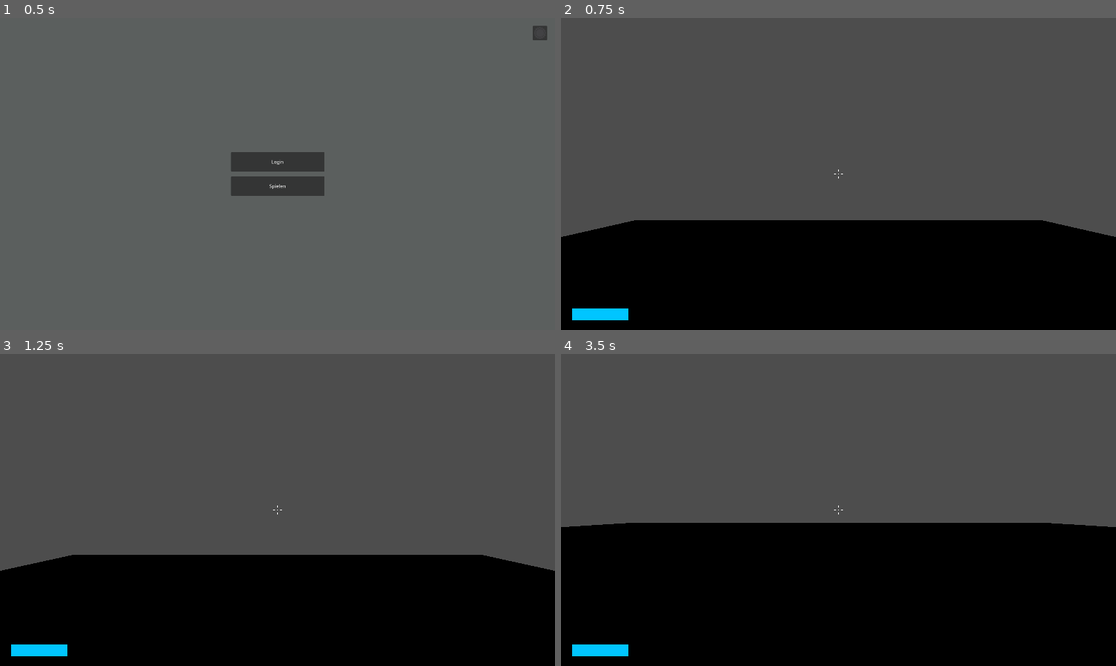
Above: before the commit, frames 1-4 (two rows, left to right).
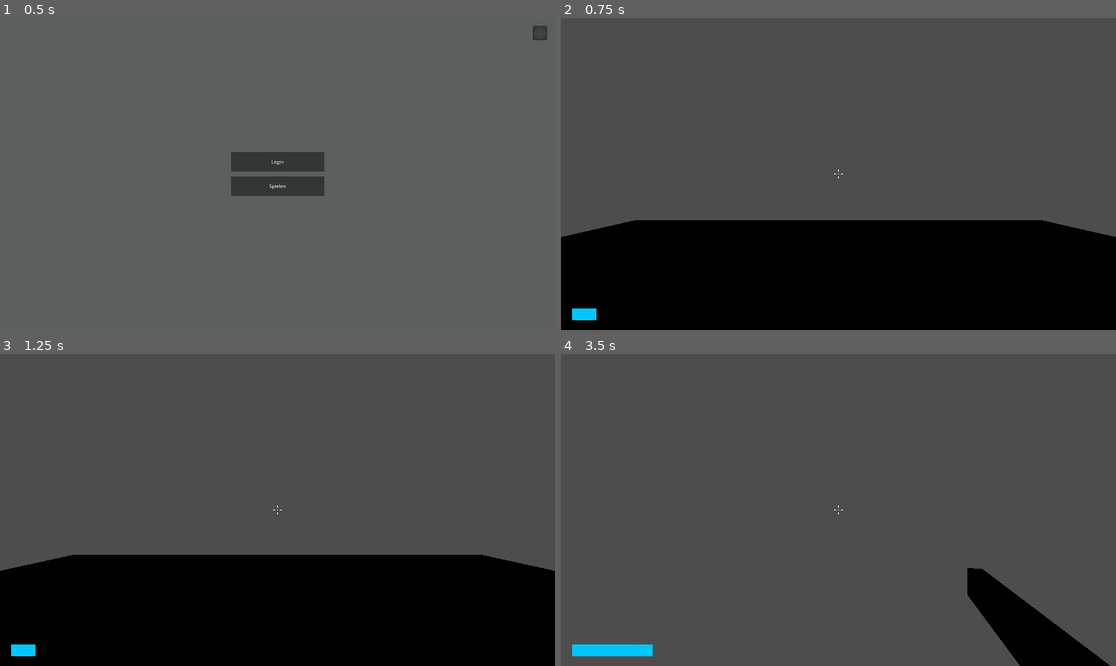
Above: after the commit, the same moments.

Repository: GermanGabelGames/fpsshooter
Game: Godot game, scene res://ui/menu.tscn
The game is run twice, just before and just after one commit, with the same random seed, the same clock (stepped at 60 frames per second) and the same inputs.
Inputs (mouse positions are in pixels of both pictures, inside the frame that each line leads up to):
- Up to frame 1 (0.5 s): no input
- Up to frame 2 (0.75 s): click "Spielen" at 0.5 s
- Up to frame 3 (1.25 s): no input
- Up to frame 4 (3.5 s): move the mouse to (866, 510) at 1.27 s; hold W (move_forward) from 1.28 s (still down); tap O (damage, bound only after the commit) at 1.35, 2.3 s; tap Space (jump) at 1.52, 2.27 s; tap P (heal, bound only after the commit) at 1.55, 2.1, 3.05 s; move the mouse to (810, 510) at 2.02 s; move the mouse to (849, 503) at 2.77 s; hold Ctrl (crouch) from 2.78 s (still down)

Frame 1 is identical in both runs. In frame 2, 0.2% of the frame differs, in the area x 6-13%, y 93-97%; in frame 3, 0.2%; in frame 4, 42%, in the area x 0-100%, y 54-100%.

Commit message:
2025-05-13-11:21
healbarfix - bug fix - death screen

Diff:
--- a/player/scripts/healthbar.gd
+++ b/player/scripts/healthbar.gd
@@ -3,4 +3,4 @@
 @onready var bar = $healthbar
 
 func _ready():
-	bar.value = 70
+	bar.value = 30
--- a/player/scripts/player.gd
+++ b/player/scripts/player.gd
@@ -10,6 +10,8 @@
 @export var ANIMATIONPLAYER : AnimationPlayer
 @export var CROUCH_SHAPECAST : Node3D
 
+@onready var healthbar = $CammeraControler/Camera3D/hud/health/healthbar
+
 var MOUSE_SENSITIVITY
 var TOGGLE_CROUCH
 var _mouse_input : bool = false
@@ -19,6 +21,7 @@
 var _player_rotation : Vector3
 var _camera_rotation : Vector3
 var _is_crouching : bool = false
+var temp_health
 
 func _input(event):
 	if event.is_action_pressed("exit"):
@@ -32,6 +35,15 @@
 			crouching(false)
 		elif  CROUCH_SHAPECAST.is_colliding() == true:
 			uncrouch_check()
+	if Input.is_action_just_pressed("heal"):
+		healthbar.value = 100
+	if Input.is_action_just_pressed("damage"):
+		temp_health = healthbar.value
+		temp_health -= 10
+		if temp_health <= 0:
+			get_tree().change_scene_to_file("res://ui/tot.tscn")
+		healthbar.value = temp_health
+
 
 func _unhandled_input(event):
 	_mouse_input = event is InputEventMouseMotion and Input.get_mouse_mode() == Input.MOUSE_MODE_CAPTURED
@@ -57,7 +69,8 @@
 
 func _ready():
 	load_json()
-	Input.mouse_mode = Input.MOUSE_MODE_CAPTURED
+	Input.set_mouse_mode(Input.MOUSE_MODE_CAPTURED)
+
 
 	CROUCH_SHAPECAST.add_exception($".")
 
--- a/project.godot
+++ b/project.godot
@@ -62,6 +62,16 @@
 "events": [Object(InputEventKey,"resource_local_to_scene":false,"resource_name":"","device":-1,"window_id":0,"alt_press …(195 unchanged characters)…
 ]
 }
+damage={
+"deadzone": 0.2,
+"events": [Object(InputEventKey,"resource_local_to_scene":false,"resource_name":"","device":-1,"window_id":0,"alt_pressed":false,"shift_pressed":false,"ctrl_pressed":false,"meta_pressed":false,"pressed":false,"keycode":0,"physical_keycode":79,"key_label":0,"unicode":111,"location":0,"echo":false,"script":null)
+]
+}
+heal={
+"deadzone": 0.2,
+"events": [Object(InputEventKey,"resource_local_to_scene":false,"resource_name":"","device":-1,"window_id":0,"alt_pressed":false,"shift_pressed":false,"ctrl_pressed":false,"meta_pressed":false,"pressed":false,"keycode":0,"physical_keycode":80,"key_label":0,"unicode":112,"location":0,"echo":false,"script":null)
+]
+}
 
 [rendering]
 
--- a/ui/hud.tscn
+++ b/ui/hud.tscn
@@ -5,6 +5,7 @@
 [ext_resource type="Texture2D" uid="uid://oqns1836adnn" path="res://textures/ui/helthbar.png" id="3_1v5rv"]
 
 [node name="hud" type="Control"]
+process_mode = 4
 layout_mode = 3
 anchors_preset = 15
 anchor_right = 1.0
--- /dev/null
+++ b/ui/scripts/respawn.gd
@@ -0,0 +1,4 @@
+extends Button
+
+func _on_pressed():
+	get_tree().change_scene_to_file("res://node.tscn")
--- /dev/null
+++ b/ui/tot.tscn
@@ -0,0 +1,37 @@
+[gd_scene load_steps=2 format=3 uid="uid://cvnxfb401g1s6"]
+
+[ext_resource type="Script" uid="uid://cahebbfpkegy2" path="res://ui/scripts/respawn.gd" id="1_35l5c"]
+
+[node name="tot" type="Control"]
+layout_mode = 3
+anchors_preset = 15
+anchor_right = 1.0
+anchor_bottom = 1.0
+grow_horizontal = 2
+grow_vertical = 2
+
+[node name="TextureRect" type="TextureRect" parent="."]
+layout_mode = 1
+anchors_preset = 15
+anchor_right = 1.0
+anchor_bottom = 1.0
+grow_horizontal = 2
+grow_vertical = 2
+
+[node name="Button" type="Button" parent="."]
+layout_mode = 1
+anchors_preset = 8
+anchor_left = 0.5
+anchor_top = 0.5
+anchor_right = 0.5
+anchor_bottom = 0.5
+offset_left = -250.0
+offset_top = -30.0
+offset_right = 250.0
+offset_bottom = 30.0
+grow_horizontal = 2
+grow_vertical = 2
+text = "Respawn"
+script = ExtResource("1_35l5c")
+
+[connection signal="pressed" from="Button" to="Button" method="_on_pressed"]
Not shown, added: ui/scripts/respawn.gd.uid
